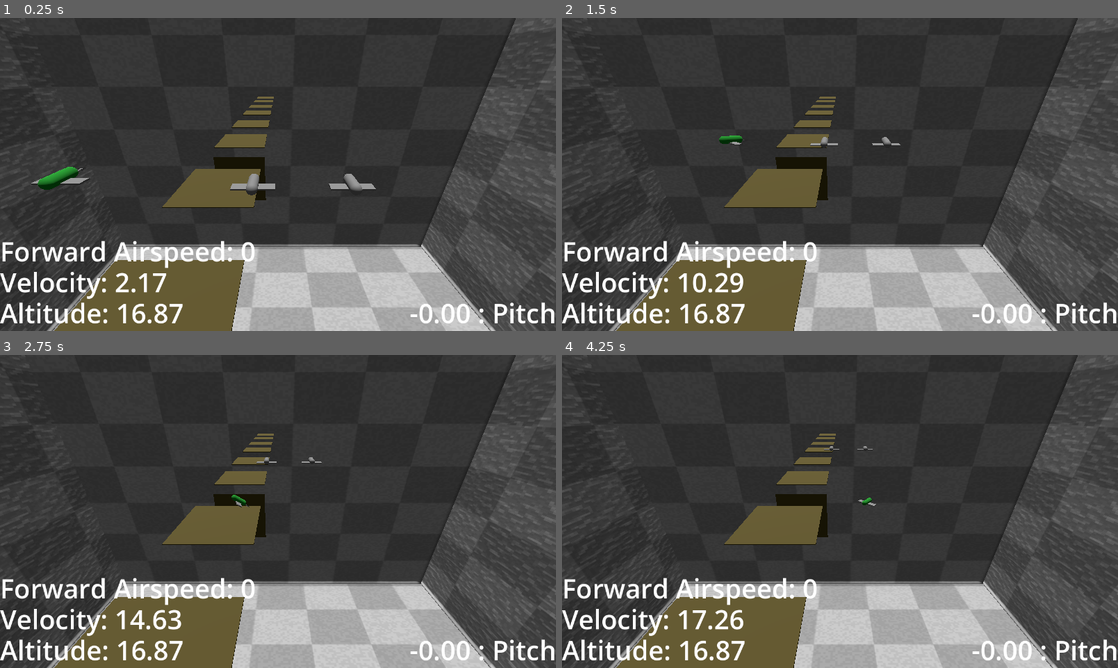
Above: before the commit, frames 1-4 (two rows, left to right).
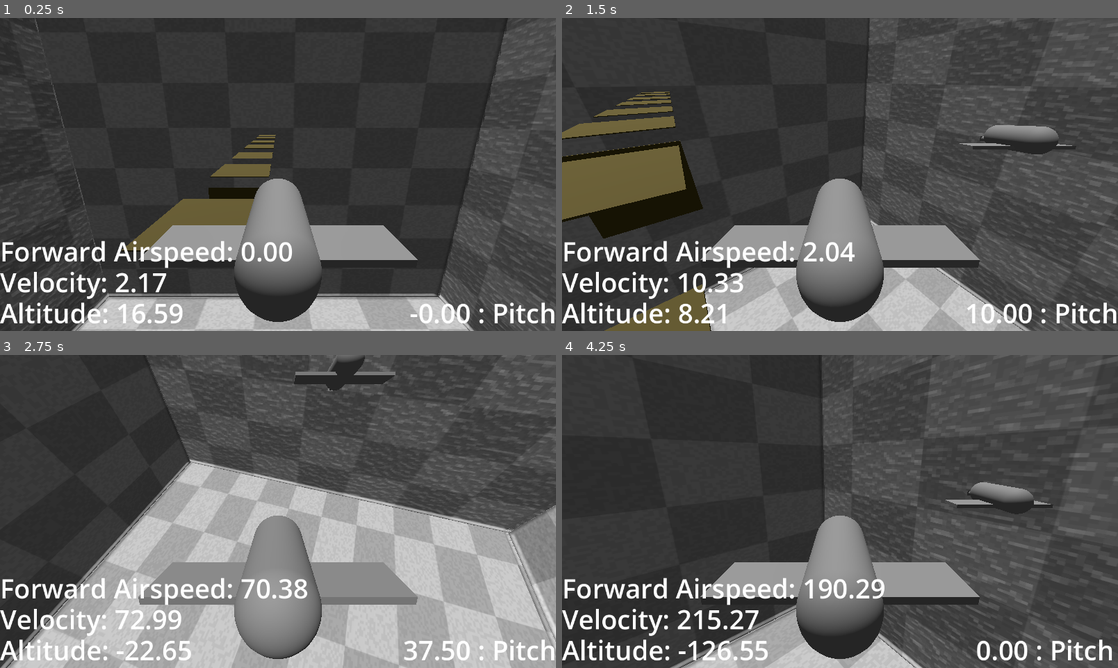
Above: after the commit, the same moments.

Repository: BeegFloppa15/Project_Airdrifter
Game: Godot game, scene res://testing_scene_1.tscn
The game is run twice, just before and just after one commit, with the same random seed, the same clock (stepped at 60 frames per second) and the same inputs.
Inputs:
- Up to frame 1 (0.25 s): no input
- Up to frame 2 (1.5 s): hold D (bank_right) 0.53-1.28 s; hold W (pitch_down) from 1.28 s (still down)
- Up to frame 3 (2.75 s): release W (pitch_down) at 2.03 s; hold D (bank_right) from 2.03 s (still down)
- Up to frame 4 (4.25 s): release D (bank_right) at 2.78 s; hold S (pitch_up) 2.78-3.53 s; hold A (bank_left) from 3.53 s (still down)

The runs differ from the first frame. In frame 1, 25% of the frame differs, in the area x 0-100%, y 0-100%; in frame 2, 37%; in frame 3, 51%; in frame 4, 36%.

Commit message:
Progress on Elytra style glider model. Also removed .godot folder from git tracking

Diff:
--- a/airdrifter-v1/Gliders/glider_v_1.tscn
+++ b/airdrifter-v1/Gliders/glider_v_1.tscn
@@ -1,10 +1,15 @@
-[gd_scene load_steps=8 format=3 uid="uid://daa4md30g68ha"]
+[gd_scene load_steps=9 format=3 uid="uid://daa4md30g68ha"]
 
-[ext_resource type="Script" uid="uid://0tq0ygneolc" path="res://Scripts/sad.gd" id="1_fv0t4"]
+[ext_resource type="Script" uid="uid://0tq0ygneolc" path="res://Scripts/Elytra_Glider.gd" id="1_fv0t4"]
 
 [sub_resource type="PhysicsMaterial" id="PhysicsMaterial_eub4b"]
 bounce = 0.02
 absorbent = true
+
+[sub_resource type="Curve" id="Curve_fv0t4"]
+_limits = [-1.0, 1.0, -1.0, 1.0]
+_data = [Vector2(-1, 1), 0.0, 0.0, 0, 0, Vector2(1, -1), 0.0, 0.0, 0, 0]
+point_count = 2
 
 [sub_resource type="BoxMesh" id="BoxMesh_5gnin"]
 size = Vector3(1, 0.135, 4)
@@ -21,11 +26,15 @@
 size = Vector3(2.68408, 0.900146, 1)
 
 [node name="Glider V1" type="RigidBody3D"]
-mass = 1.159
+axis_lock_angular_x = true
+axis_lock_angular_y = true
+axis_lock_angular_z = true
+mass = 10.0
 physics_material_override = SubResource("PhysicsMaterial_eub4b")
 linear_damp_mode = 1
 linear_damp = 0.75
 script = ExtResource("1_fv0t4")
+angle_acceleration_curve = SubResource("Curve_fv0t4")
 
 [node name="Mesh" type="Node3D" parent="."]
 
--- /dev/null
+++ b/airdrifter-v1/Scripts/Elytra_Glider.gd
@@ -0,0 +1,41 @@
+extends RigidBody3D
+
+@export var use_this_cam: bool = false
+@export var rotation_rate: float = 50;
+@export var angle_acceleration_curve: Curve
+@export var forward_velocity: Vector3
+@export var acceleration : float = 0.0
+
+func _ready() -> void:
+	if use_this_cam:
+		$"3rdPerCamera".make_current()
+	else:
+		$"3rdPerCamera".queue_free()
+
+func _physics_process(delta: float) -> void:
+
+	# Player Input to handle glider pitch and direction
+	var left_vector = (global_transform.basis * Vector3.MODEL_LEFT).normalized()
+	if Input.is_action_pressed("pitch_down"):
+		rotate(left_vector, deg_to_rad(rotation_rate * delta))
+	if Input.is_action_pressed("pitch_up"):
+		rotate(left_vector, deg_to_rad(rotation_rate * delta * -1))
+	if Input.is_action_pressed("bank_left"):
+		rotate(Vector3.MODEL_TOP, deg_to_rad(rotation_rate * delta ))
+	if Input.is_action_pressed("bank_right"):
+		rotate(Vector3.MODEL_TOP, deg_to_rad(rotation_rate * delta * -1.0))
+
+	# Forward direction of travel
+	var forward_local_axis: Vector3 = Vector3(0, 0, 1)
+	var forward_dir: Vector3 = (global_transform.basis * forward_local_axis).normalized()
+
+	# dot product between the forward direction and Vector3.UP:
+	#dot > 0 means glider pointed down
+	#dot < 0 means glider pointed up
+	acceleration += angle_acceleration_curve.sample(Vector3.UP.dot(forward_dir)) * 25
+	if acceleration < 0:
+		acceleration *= -1.0
+
+	apply_central_force(forward_dir * acceleration)
+
+	forward_velocity = linear_velocity.project(forward_dir)
--- a/airdrifter-v1/Scripts/Physics_Glider_2.gd
+++ b/airdrifter-v1/Scripts/Physics_Glider_2.gd
@@ -4,6 +4,7 @@
 @export var use_this_cam: bool = false
 @export var rotation_rate: float = 50;
 @export var forward_velocity: Vector3
+
 
 func _ready() -> void:
 	if use_this_cam:
--- a/airdrifter-v1/Scripts/sad.gd
+++ /dev/null
@@ -1,4 +0,0 @@
-extends RigidBody3D
-
-func _process(delta: float) -> void:
-	translate(Vector3(0, 0, 10 * delta))
--- a/airdrifter-v1/debug_ui.gd
+++ b/airdrifter-v1/debug_ui.gd
@@ -6,4 +6,4 @@
 	$AltitudeLabel.set_text("Altitude: %0.2f" %glider_object.position.y)
 	$"Velocity Label".set_text("Velocity: %0.2f" %glider_object.linear_velocity.length())
 	$"AoA Label".set_text("%0.2f : Pitch" %glider_object.rotation_degrees.x)
-	#$AirspeedLabel.set_text("Forward Airspeed: %0.2f" %glider_object.forward_velocity.length())
+	$AirspeedLabel.set_text("Forward Airspeed: %0.2f" %glider_object.forward_velocity.length())
--- a/airdrifter-v1/testing_scene_1.tscn
+++ b/airdrifter-v1/testing_scene_1.tscn
@@ -29,13 +29,11 @@
 
 [node name="Glider V1" parent="." instance=ExtResource("1_pr04o")]
 transform = Transform3D(1, -2.98023e-08, 0, 2.98023e-08, 1, 0, -1.77636e-15, 0, 1, -13, 16.8696, 1)
-mass = 10.0
 linear_damp = 0.5
 use_this_cam = true
 
 [node name="Glider V3" parent="." instance=ExtResource("1_pr04o")]
 transform = Transform3D(1, -2.98023e-08, 0, 2.98023e-08, 1, 0, -1.77636e-15, 0, 1, -22, 16.8696, 1)
-mass = 30.0
 linear_damp = 0.5
 
 [node name="Glider V2" parent="." instance=ExtResource("4_nvn2u")]
@@ -188,3 +186,47 @@
 
 [node name="World Cube" type="MeshInstance3D" parent="."]
 mesh = SubResource("BoxMesh_7hcdr")
+
+[node name="World Cube2" type="MeshInstance3D" parent="."]
+transform = Transform3D(1, 0, 0, 0, 1, 0, 0, 0, 1, 0, 0, 997)
+mesh = SubResource("BoxMesh_7hcdr")
+
+[node name="World Cube3" type="MeshInstance3D" parent="."]
+transform = Transform3D(1, 0, 0, 0, 1, 0, 0, 0, 1, 1004, 0, 0)
+mesh = SubResource("BoxMesh_7hcdr")
+
+[node name="World Cube4" type="MeshInstance3D" parent="."]
+transform = Transform3D(1, 0, 0, 0, 1, 0, 0, 0, 1, 1004, 0, 997)
+mesh = SubResource("BoxMesh_7hcdr")
+
+[node name="World Cube5" type="MeshInstance3D" parent="."]
+transform = Transform3D(1, 0, 0, 0, 1, 0, 0, 0, 1, -999, 0, 0)
+mesh = SubResource("BoxMesh_7hcdr")
+
+[node name="World Cube7" type="MeshInstance3D" parent="."]
+transform = Transform3D(1, 0, 0, 0, 1, 0, 0, 0, 1, 0, 0, -989)
+mesh = SubResource("BoxMesh_7hcdr")
+
+[node name="World Cube10" type="MeshInstance3D" parent="."]
+transform = Transform3D(1, 0, 0, 0, 1, 0, 0, 0, 1, 0, 0, 2989)
+mesh = SubResource("BoxMesh_7hcdr")
+
+[node name="World Cube11" type="MeshInstance3D" parent="."]
+transform = Transform3D(1, 0, 0, 0, 1, 0, 0, 0, 1, 0, 0, 3986)
+mesh = SubResource("BoxMesh_7hcdr")
+
+[node name="World Cube12" type="MeshInstance3D" parent="."]
+transform = Transform3D(1, 0, 0, 0, 1, 0, 0, 0, 1, 0, 0, 2000)
+mesh = SubResource("BoxMesh_7hcdr")
+
+[node name="World Cube8" type="MeshInstance3D" parent="."]
+transform = Transform3D(1, 0, 0, 0, 1, 0, 0, 0, 1, 1004, 0, -989)
+mesh = SubResource("BoxMesh_7hcdr")
+
+[node name="World Cube9" type="MeshInstance3D" parent="."]
+transform = Transform3D(1, 0, 0, 0, 1, 0, 0, 0, 1, -999, 0, -989)
+mesh = SubResource("BoxMesh_7hcdr")
+
+[node name="World Cube6" type="MeshInstance3D" parent="."]
+transform = Transform3D(1, 0, 0, 0, 1, 0, 0, 0, 1, -999, 0, 997)
+mesh = SubResource("BoxMesh_7hcdr")
Renamed: airdrifter-v1/Scripts/sad.gd.uid -> airdrifter-v1/Scripts/Elytra_Glider.gd.uid
